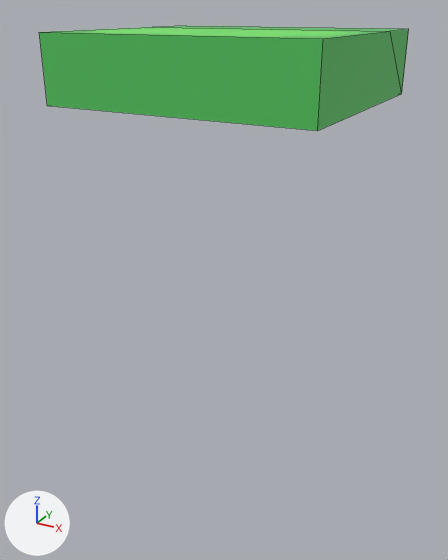
One commit to the FBX model Assets/Graphics/Models/MainPlatform_01.fbx: the scene before it, then after it.
Before and after are seen from a 50 mm lens placed at (37.4, -66.6, 2.5), pointed at (-0.7, 2.6, -32.1). The lights are fixed; the arrows at lower left show +X, +Y and +Z. Mesh edges are drawn as thin lines. Where no turn or scale is listed for an object, it has been applied to the vertices.

Before the edit, the objects in view are built like this:
```python
me_cube_005 = bpy.data.meshes.new('Cube.005')
me_cube_005.from_pydata(...)  # 10 vertices, 9 faces; spans x -16.8..16.7, y -11.0..20.0, z -8.0..0.0
me_cube_005.materials.append(mat_gradientmap)  # picture img_environmentatlas_psd
ob_mainplatform_01 = bpy.data.objects.new('MainPlatform_01', me_cube_005)
ob_mainplatform_01.location = (0.0, 0.0, 0.0)
```
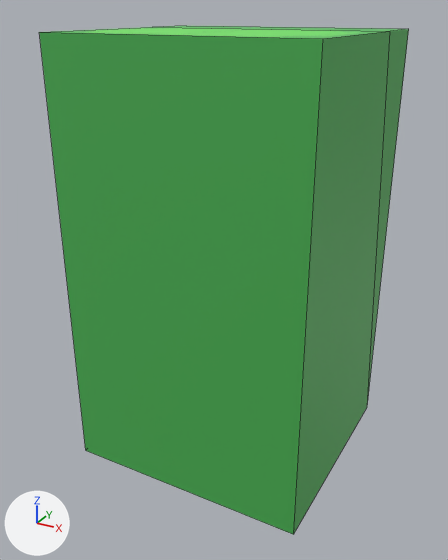
Pixel boxes (x1, y1, x2, y2) of what changed, in the pictures (448 x 560 px; the box of a moved part takes in the faces that stretch with it):
'MainPlatform_01', reshaped (380% taller)
    before: (39, 26, 409, 131)
    after: (39, 26, 409, 534)
part 1 of me_cube_005, moved or reshaped
    before: (39, 29, 409, 131)
    after: (39, 29, 409, 534)

The change, as a diff of the scene's bpy script:
```diff
--- a/Assets/Graphics/Models/MainPlatform_01.fbx.py
+++ b/Assets/Graphics/Models/MainPlatform_01.fbx.py
@@ me_cube_005 @@
 # used by ob_mainplatform_01; location = (0.0, 0.0, 0.0)
-me_cube_005.from_pydata(...)  # 10 vertices, 9 faces; spans x -16.8..16.7, y -11.0..20.0, z -8.0..0.0
+me_cube_005.from_pydata(...)  # 10 vertices, 8 faces; spans x -16.8..16.7, y -11.0..20.0, z -58.0..0.0
+# me_cube_005 part 1
+# 4 vertices are removed from x -16.8..16.7, y -11.0..20.0, z -8.0
+# 7 faces are deleted
+# 4 vertices are added at (-16.8, -11.0, -58.0), (-16.8, 20.0, -58.0), (16.7, -11.0, -58.0), (16.7, 20.0, -58.0)
+# 6 new faces join them
 me_cube_005.materials.append(mat_gradientmap)
```
